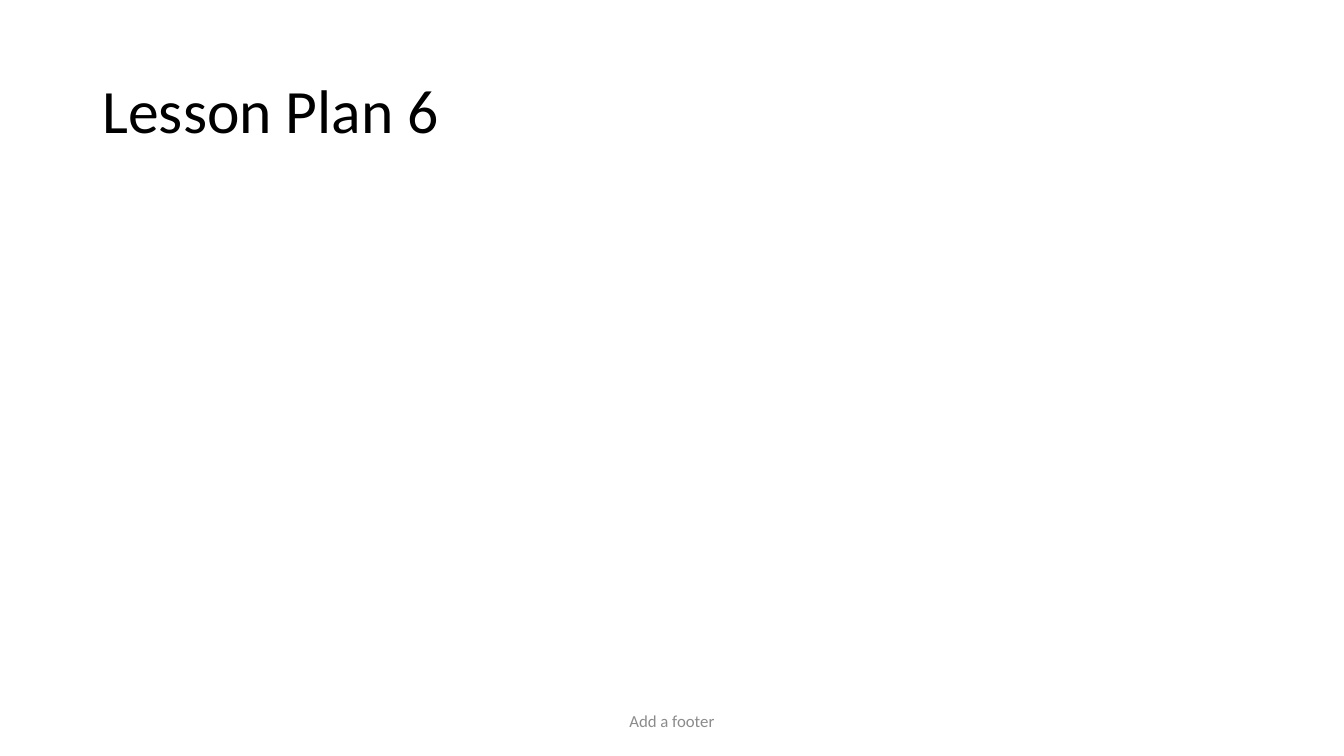
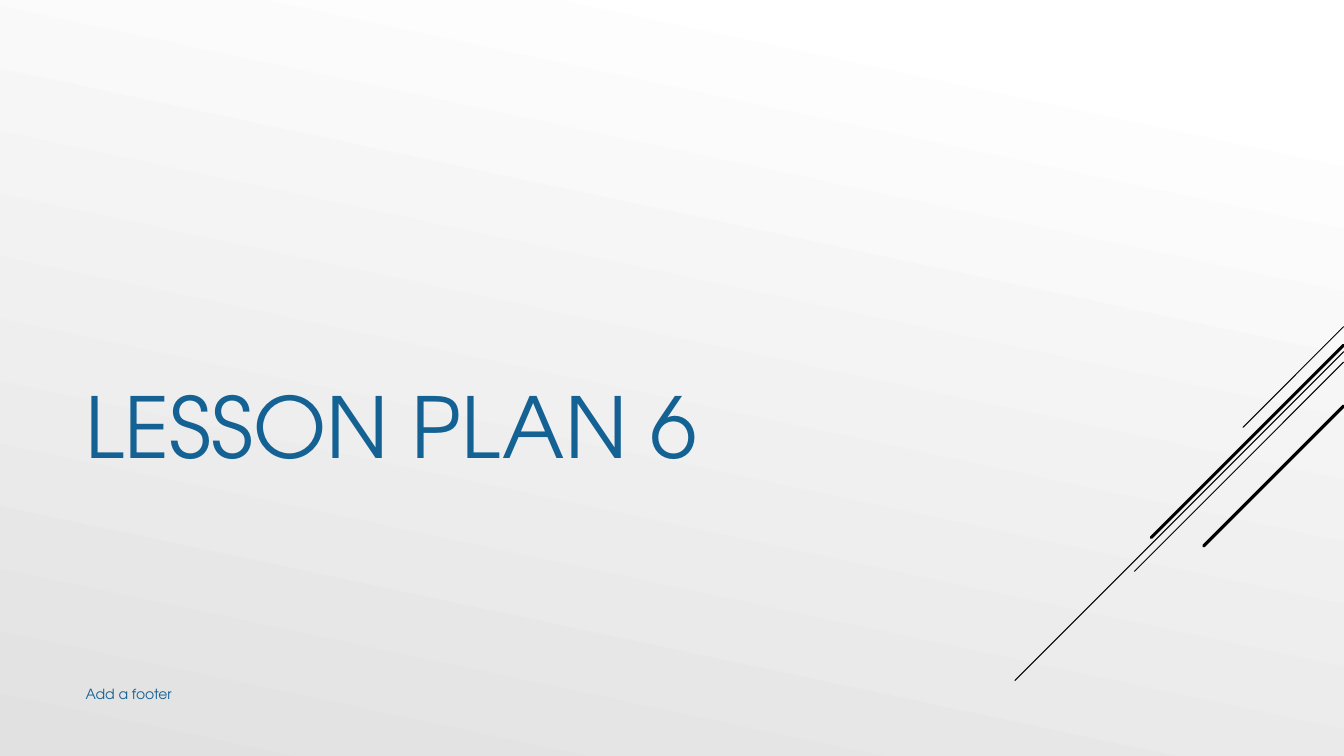
Before and after one commit to nickvertucci/Technology-Education-Curriculum, a slide deck: slide 16 of High School/Design and Drawing for Production/Unit 3 - Introduction to Lettering/Section 1 - What is Lettering/Assets/Unit 3 - Section 1 - What is Lettering.pptx. Drawn at 1344x756 pixels with LibreOffice and Linux fonts; fonts in the diff are those of the drawing. Boxes give left, top, right and bottom in pixels: in the first picture for what was removed or moved away, otherwise in the second. Text is boxed around its words. In the diff, an @@ line names an element or a change of style, - is before the commit and + after.

```diff
--- a/High School/Design and Drawing for Production/Unit 3 - Introduction to Lettering/Section 1 - What is Lettering/Assets/Unit 3 - Section 1 - What is Lettering.pptx
+++ b/High School/Design and Drawing for Production/Unit 3 - Introduction to Lettering/Section 1 - What is Lettering/Assets/Unit 3 - Section 1 - What is Lettering.pptx
@@ background #FFFFFF to gradient #FFFFFF to #E1E1E1 @@
@@ title "LESSON PLAN 6" at box(86, 395, 698, 459): vertical alignment middle to bottom @@
@@ title at box(86, 395, 698, 459): text changed; size 44 to 60 pt; font Calibri to TeX Gyre Adventor; text colour #000000 to #146194 @@
-Lesson Plan 6
+LESSON PLAN 6
@@ group added at box(1015, 327, 1344, 681): 5 lines @@
@@ text "Add a footer": place and size @@
-text "Add a footer" at box(629, 715, 714, 727)
+text "Add a footer" at box(86, 688, 172, 699)
@@ text "Add a footer" at box(86, 688, 172, 699): size 12 to 10 pt, font Calibri to TeX Gyre Adventor, text colour #8C8C8C to #146194; alignment centre to left; more space between paragraphs; vertical alignment middle to top @@
```
Also in this commit, not shown: 22 other slides changed, 3 slides added.
